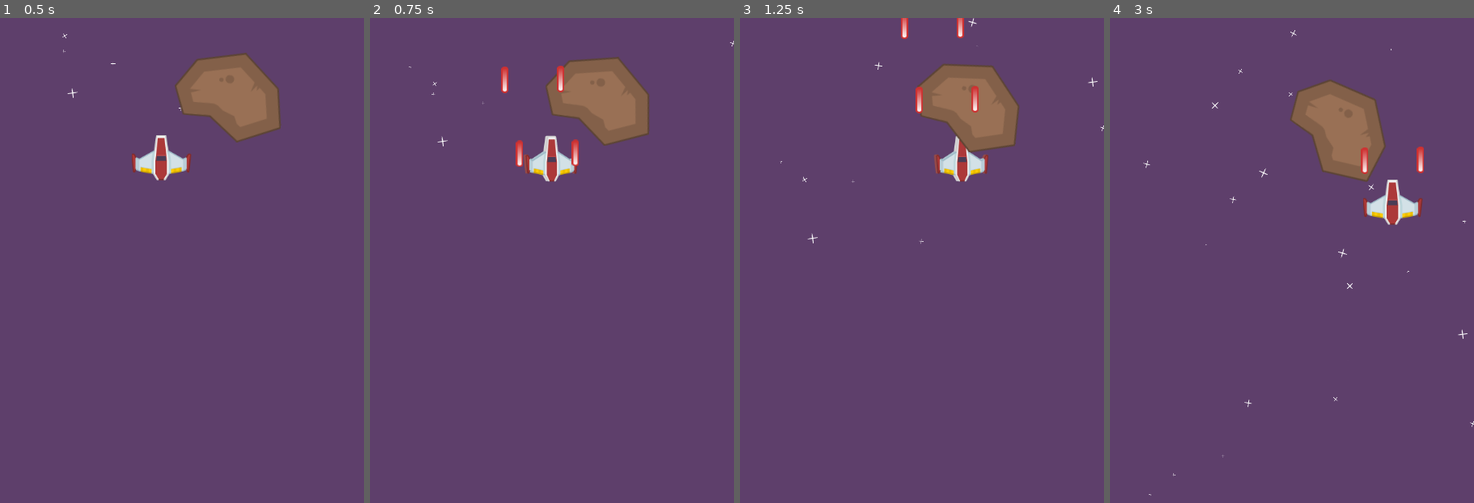
Above: before the commit, frames 1-4 (left to right).
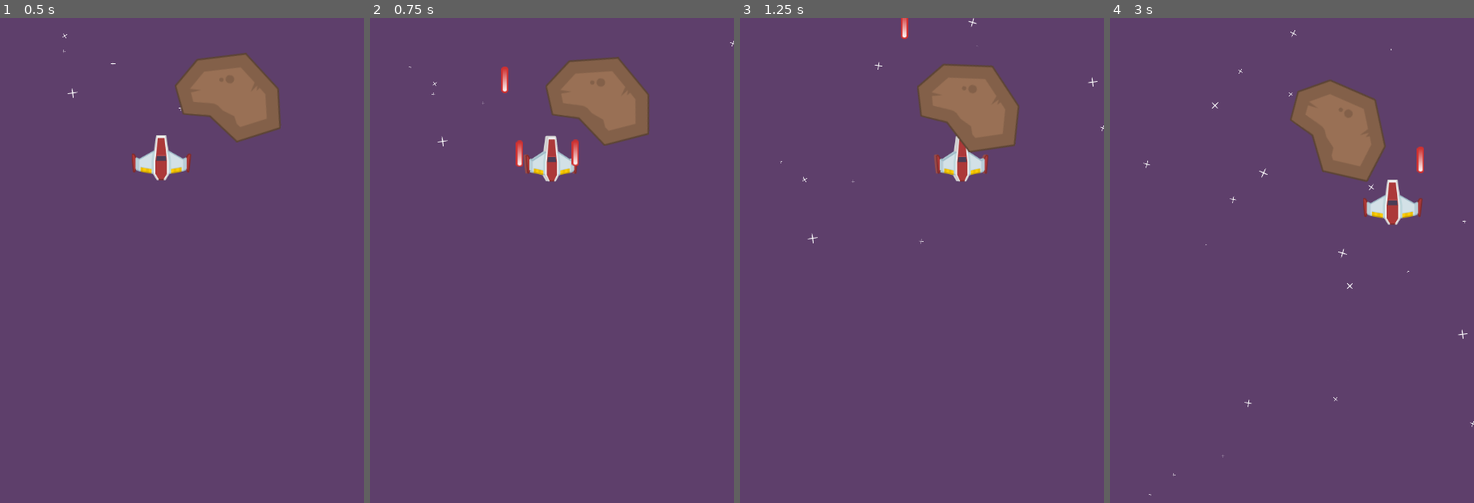
Above: after the commit, the same moments.

Repository: Turbash/space
Game: Godot game, scene res://MainScenes/game_play.tscn
The game is run twice, just before and just after one commit, with the same random seed, the same clock (stepped at 60 frames per second) and the same inputs.
Inputs:
- Up to frame 1 (0.5 s): no input
- Up to frame 2 (0.75 s): tap Enter at 0.5 s; hold D (move_right) from 0.53 s (still down); hold Space (shoot) from 0.53 s (still down)
- Up to frame 3 (1.25 s): keep holding D (move_right); keep holding Space (shoot)
- Up to frame 4 (3 s): release D (move_right) at 1.28 s; release Space (shoot) at 1.28 s; hold S (move_down) 1.28-2.03 s; tap Alt at 1.35 s; hold D (move_right) 2.03-2.78 s; tap Shift at 2.1 s; hold W (move_up) from 2.78 s (still down); tap Space (shoot) at 2.85 s

Frame 1 is identical in both runs. In frame 2, 0.1% of the frame differs, in the area x 51-54%, y 9-16%; in frame 3, 0.3%, in the area x 48-66%, y 0-20%; in frame 4, 0.1%.

Commit message:
Added damge by bullets

Diff:
--- a/Bullet/bullet.gd
+++ b/Bullet/bullet.gd
@@ -8,3 +8,9 @@
 
 func _on_visible_on_screen_notifier_2d_screen_exited() -> void:
 	queue_free()
+
+
+func _on_area_entered(area: Area2D) -> void:
+	if area.is_in_group("damageable"):
+		area.damage(1)
+		queue_free()
--- a/Bullet/bullet.tscn
+++ b/Bullet/bullet.tscn
@@ -19,4 +19,5 @@
 [node name="VisibleOnScreenNotifier2D" type="VisibleOnScreenNotifier2D" parent="."]
 rect = Rect2(-10, -19, 20, 38)
 
+[connection signal="area_entered" from="." to="." method="_on_area_entered"]
 [connection signal="screen_exited" from="VisibleOnScreenNotifier2D" to="." method="_on_visible_on_screen_notifier_2d_screen_exited"]
--- a/Meteor/meteor.gd
+++ b/Meteor/meteor.gd
@@ -4,6 +4,8 @@
 @export var maxSpeed: float= 20
 @export var maxRotationRate: float=20
 @export var minRotationRate: float=-20
+
+@export var life:int =20
 
 var speed: float=0
 var rotationRate: float=0
@@ -19,3 +21,8 @@
 
 func _on_visible_on_screen_notifier_2d_screen_exited() -> void:
 	queue_free()
+
+func damage(amount: int):
+	life-=amount
+	if life<=0:
+		queue_free()
--- a/Meteor/meteor.tscn
+++ b/Meteor/meteor.tscn
@@ -3,7 +3,7 @@
 [ext_resource type="Texture2D" uid="uid://bac73pfnioftg" path="res://textures/meteorBig.png" id="1_omjit"]
 [ext_resource type="Script" uid="uid://rx1vqp1nvu5k" path="res://Meteor/meteor.gd" id="1_v21uo"]
 
-[node name="Meteor" type="Area2D"]
+[node name="Meteor" type="Area2D" groups=["damageable"]]
 script = ExtResource("1_v21uo")
 
 [node name="Sprite2D" type="Sprite2D" parent="."]
@@ -15,4 +15,5 @@
 [node name="VisibleOnScreenNotifier2D" type="VisibleOnScreenNotifier2D" parent="."]
 rect = Rect2(-85, -72, 167, 136)
 
+[connection signal="area_entered" from="." to="." method="_on_area_entered"]
 [connection signal="screen_exited" from="VisibleOnScreenNotifier2D" to="." method="_on_visible_on_screen_notifier_2d_screen_exited"]
